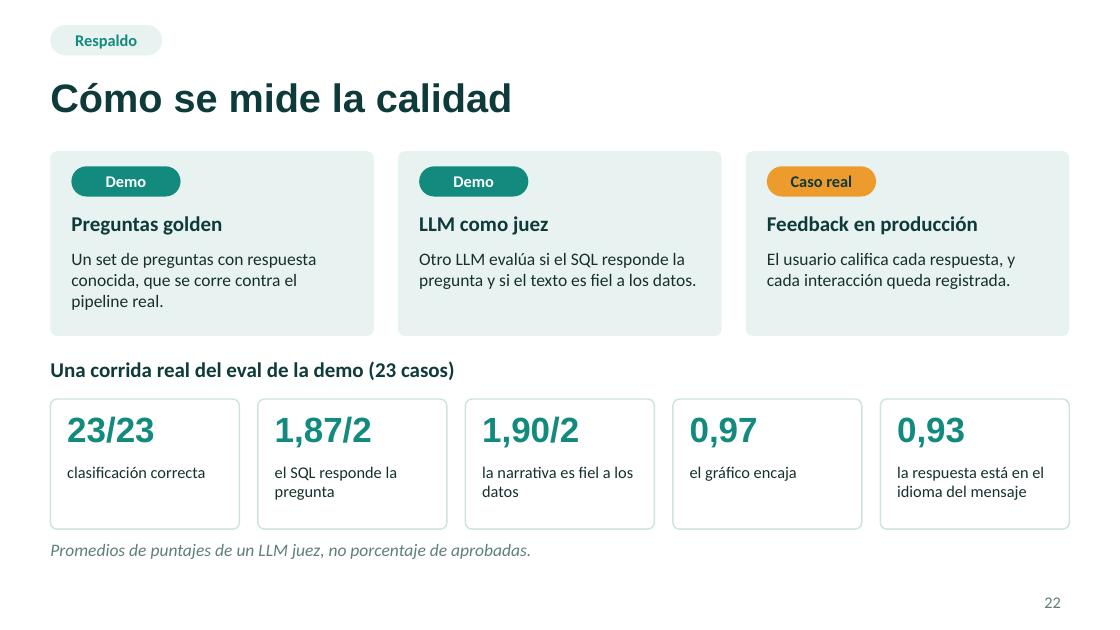
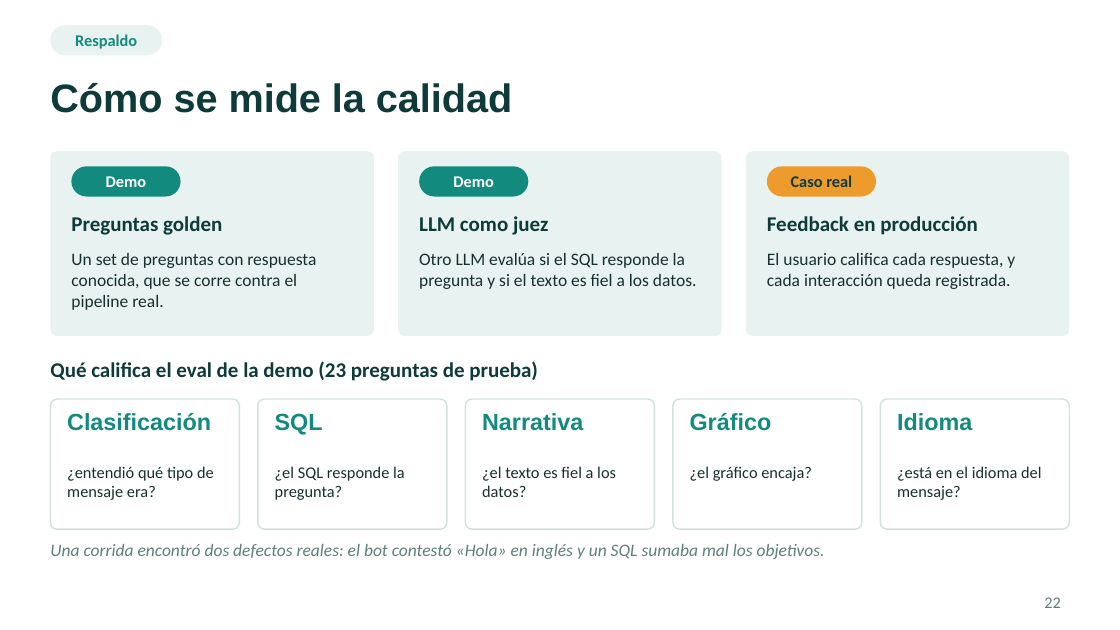
Before and after one commit to emiber/UTDT, a slide deck: slide 22 of docs/presentacion/presentacion.pptx. Drawn at 1120x630 pixels with LibreOffice and Linux fonts; fonts in the diff are those of the drawing. Boxes give left, top, right and bottom in pixels: in the first picture for what was removed or moved away, otherwise in the second. Text is boxed around its words. In the diff, an @@ line names an element or a change of style, - is before the commit and + after.

```diff
--- a/docs/presentacion/presentacion.pptx
+++ b/docs/presentacion/presentacion.pptx
@@ text at (x1=50, y1=361, x2=538, y2=381): text changed @@
-Una corrida real del eval de la demo (23 casos)
+Qué califica el eval de la demo (23 preguntas de prueba)
@@ text at (x1=67, y1=413, x2=211, y2=431): text changed; size 30 to 20 pt @@
-23/23
+Clasificación
@@ text at (x1=275, y1=413, x2=323, y2=435): text changed; size 30 to 20 pt @@
-1,87/2
+SQL
@@ text at (x1=482, y1=413, x2=583, y2=431): text changed; size 30 to 20 pt @@
-1,90/2
+Narrativa
@@ text at (x1=690, y1=413, x2=772, y2=431): text changed; size 30 to 20 pt @@
-0,97
+Gráfico
@@ text at (x1=897, y1=413, x2=972, y2=431): text changed; size 30 to 20 pt @@
-0,93
+Idioma
@@ text at (x1=67, y1=466, x2=214, y2=500): text changed @@
-clasificación correcta
+¿entendió qué tipo de mensaje era?
@@ text at (x1=275, y1=466, x2=405, y2=500): text changed @@
-el SQL responde la pregunta
+¿el SQL responde la pregunta?
@@ text at (x1=482, y1=466, x2=616, y2=497): text changed @@
-la narrativa es fiel a los datos
+¿el texto es fiel a los datos?
@@ text at (x1=690, y1=466, x2=812, y2=481): text changed @@
-el gráfico encaja
+¿el gráfico encaja?
@@ text at (x1=897, y1=466, x2=1041, y2=500): text changed @@
-la respuesta está en el idioma del mensaje
+¿está en el idioma del mensaje?
@@ text at (x1=50, y1=544, x2=825, y2=559): text changed @@
-Promedios de puntajes de un LLM juez, no porcentaje de aprobadas.
+Una corrida encontró dos defectos reales: el bot contestó «Hola» en inglés y un SQL sumaba mal los objetivos.
```
Also in this commit, not shown: 14 other slides changed, 3 other files.
